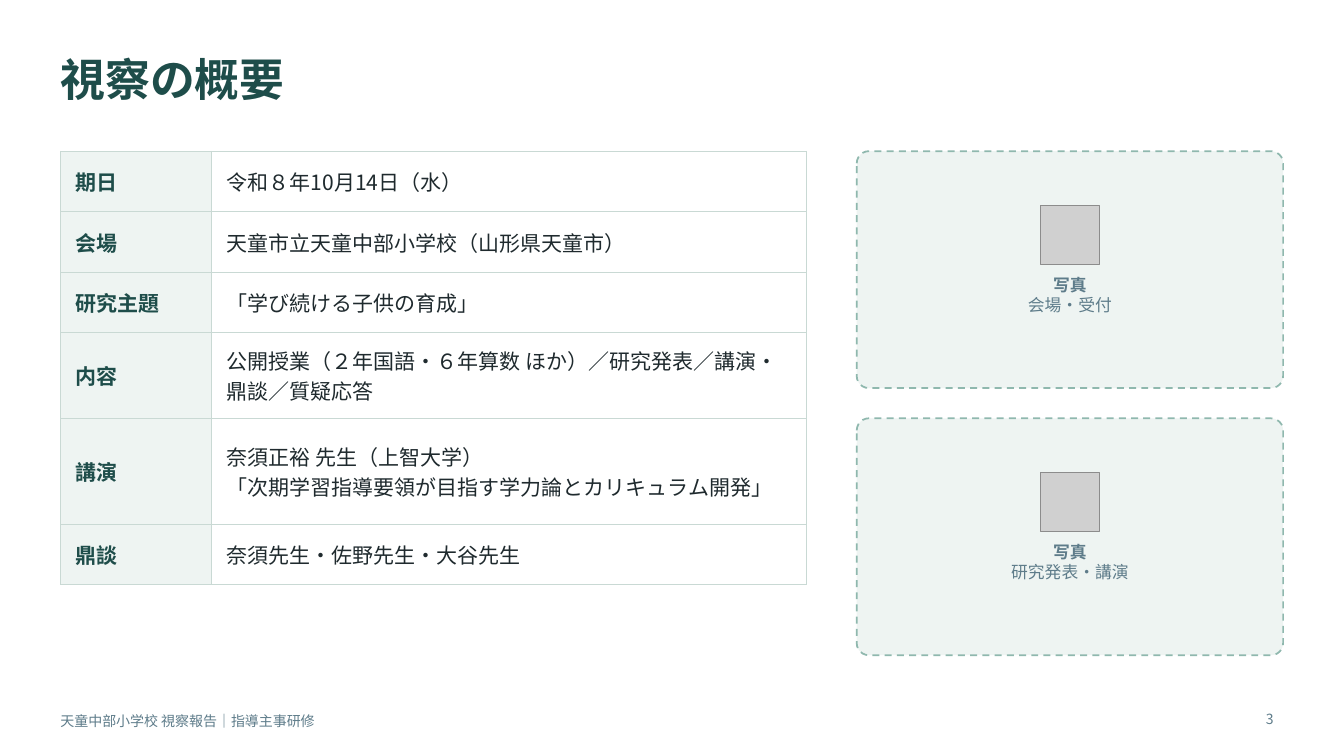
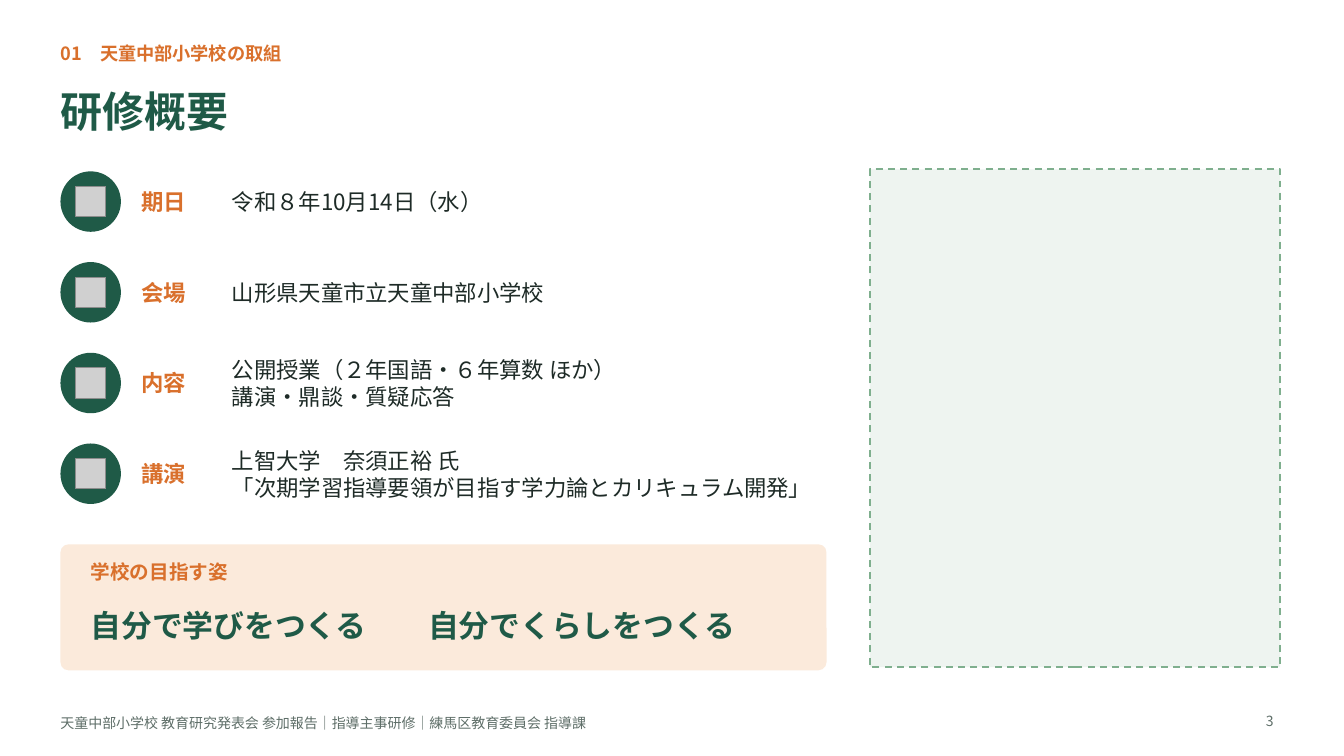
Before and after one commit to contynet730-star/con30, a slide deck: slide 3 of 天童中部小学校視察/081014_天童中部小学校_指導主事研修スライド.pptx. Drawn at 1344x756 pixels with LibreOffice and Linux fonts; fonts in the diff are those of the drawing; grey boxes stand for pictures. Boxes give left, top, right and bottom in pixels: in the first picture for what was removed or moved away, otherwise in the second. Text is boxed around its words. In the diff, an @@ line names an element or a change of style, - is before the commit and + after.

```diff
--- a/天童中部小学校視察/081014_天童中部小学校_指導主事研修スライド.pptx
+++ b/天童中部小学校視察/081014_天童中部小学校_指導主事研修スライド.pptx
@@ text added at (60, 44, 282, 62), 13 pt, text #D9702C, bold @@
+01 天童中部小学校の取組
@@ title at (60, 91, 228, 131): text changed; size 32 to 30 pt; text colour #1E4D4A to #1F5A47 @@
-視察の概要
+研修概要
@@ table removed at (60, 151, 807, 572), 6 rows, 2 columns @@
-期日 | 令和８年10月14日（水）
-会場 | 天童市立天童中部小学校（山形県天童市）
-研究主題 | 「学び続ける子供の育成」
-内容 | 公開授業（２年国語・６年算数 ほか）／研究発表／講演・鼎談／質疑応答
-講演 | 奈須正裕 先生（上智大学） / 「次期学習指導要領が目指す学力論とカリキュラム開発」
-鼎談 | 奈須先生・佐野先生・大谷先生
@@ ellipse added at (60, 171, 121, 232), fill #1F5A47 @@
@@ rounded rectangle removed at (857, 151, 1284, 388) @@
@@ rectangle added at (870, 169, 1280, 667), fill #EEF4F0, outline #7FAF8E 1.25 pt dashed @@
@@ picture added at (76, 187, 106, 217) @@
@@ text added at (141, 191, 186, 212), 16 pt, text #D9702C, bold @@
+期日
@@ text added at (232, 191, 483, 212), 16 pt, text #1E2B27 @@
+令和８年10月14日（水）
@@ picture removed at (1041, 206, 1100, 265) @@
@@ ellipse added at (60, 262, 121, 323), fill #1F5A47 @@
@@ picture added at (76, 277, 106, 308) @@
@@ text added at (141, 282, 186, 303), 16 pt, text #D9702C, bold @@
+会場
@@ text added at (232, 282, 544, 303), 16 pt, text #1E2B27 @@
+山形県天童市立天童中部小学校
@@ text removed at (1028, 277, 1112, 313) @@
-写真
-会場・受付
@@ ellipse added at (60, 353, 121, 413), fill #1F5A47 @@
@@ text added at (232, 359, 616, 407), 16 pt, text #1E2B27 @@
+公開授業（２年国語・６年算数 ほか）
+講演・鼎談・質疑応答
@@ picture added at (76, 368, 106, 398) @@
@@ text added at (141, 372, 186, 393), 16 pt, text #D9702C, bold @@
+内容
@@ rounded rectangle removed at (857, 418, 1284, 655) @@
@@ ellipse added at (60, 444, 121, 504), fill #1F5A47 @@
@@ picture added at (76, 459, 106, 489) @@
@@ text added at (141, 460, 186, 488), 16 pt, text #D9702C, bold @@
+講演
@@ text added at (232, 450, 812, 498), 16 pt, text #1E2B27 @@
+上智大学 奈須正裕 氏
+「次期学習指導要領が目指す学力論とカリキュラム開発」
@@ picture removed at (1041, 473, 1100, 532) @@
@@ rounded rectangle added at (60, 544, 827, 670), fill #FBEADB @@
@@ text added at (91, 562, 228, 581), 14 pt, text #D9702C, bold @@
+学校の目指す姿
@@ text removed at (1011, 544, 1128, 580) @@
-写真
-研究発表・講演
@@ text added at (91, 610, 735, 640), 22 pt, text #1F5A47, bold @@
+自分で学びをつくる 自分でくらしをつくる
@@ text at (60, 716, 586, 730): text changed; text colour #5E7C8A to #5E6E68 @@
-天童中部小学校 視察報告｜指導主事研修
+天童中部小学校 教育研究発表会 参加報告｜指導主事研修｜練馬区教育委員会 指導課
@@ page number at (1266, 715, 1274, 726): text colour #5E7C8A to #5E6E68 @@
```
Also in this commit, not shown: 5 other slides changed, 11 slides added, 18 slides removed.
